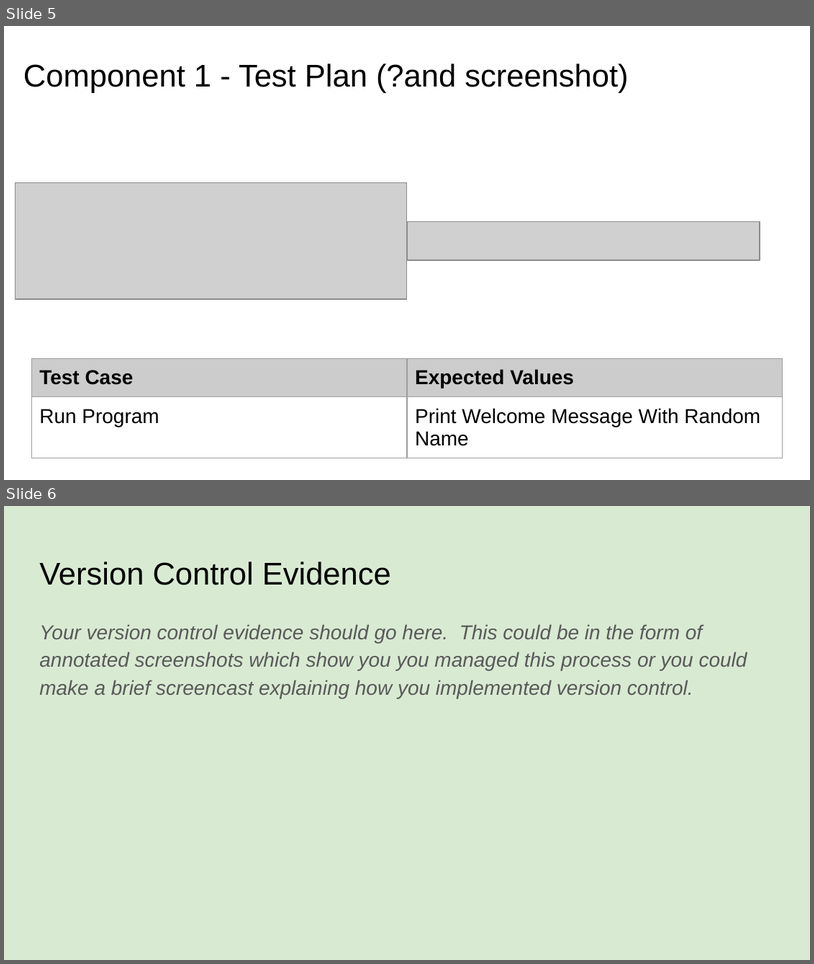
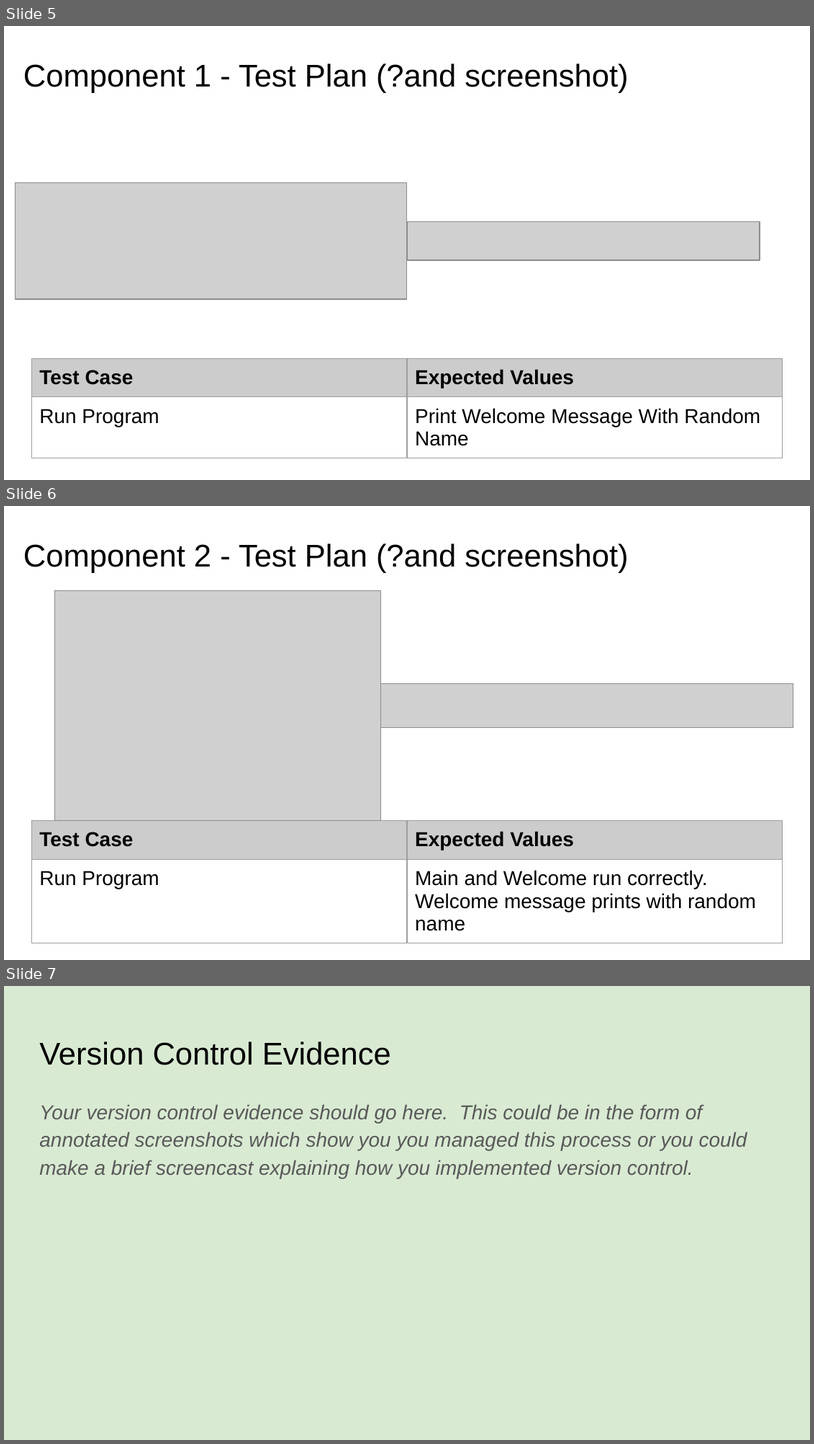
Before and after one commit to randombrunch/Pizza_Bot, a slide deck: 022_91893+_+91897+Documentation.pptx. Shown one above the other, each under a label of ours: slides 5 and 6 before the commit, slides 5, 6 and 7 after it. The pictures are 814x964 and 814x1444 pixels, drawn with LibreOffice and Linux fonts; fonts in the diff are those of the drawing; grey boxes stand for pictures. Boxes give left, top, right and bottom in pixels: in the first picture for what was removed or moved away, otherwise in the second. Text is boxed around its words. In the diff, an @@ line names an element or a change of style, - is before the commit and + after.

Commit message:
Created welcome v2
Changed welcome message code into a function. Also created a main function to  call welcome()

```diff
--- a/022_91893+_+91897+Documentation.pptx
+++ b/022_91893+_+91897+Documentation.pptx
@@ slide 6 added at [4,506,810,960], background #FFFFFF @@
@@ title added at [23,543,628,573], 28 pt, text #000000 @@
+Component 2 - Test Plan (?and screenshot)
@@ picture added at [55,591,381,821] @@
@@ picture added at [381,683,795,728] @@
@@ table added at [31,821,783,950], 2 rows, 2 columns @@
+Test Case | Expected Values
+Run Program | Main and Welcome run correctly. Welcome message prints with random name
@@ what was slide 6 is now slide 7 @@
```
Also in this commit, not shown: 1 slide changed, 3 other files.
